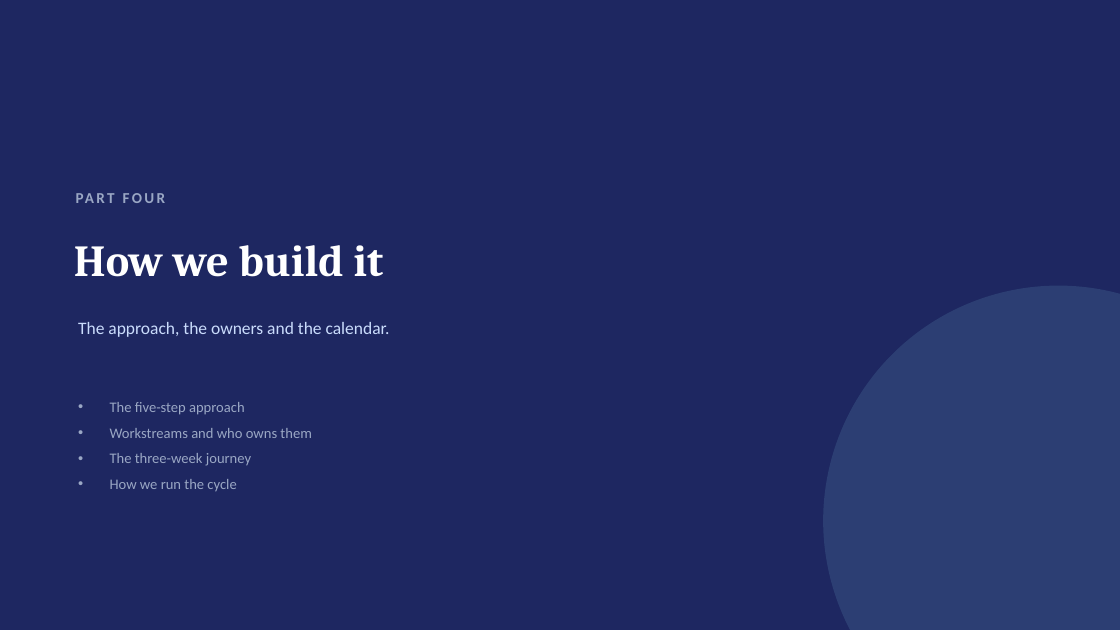
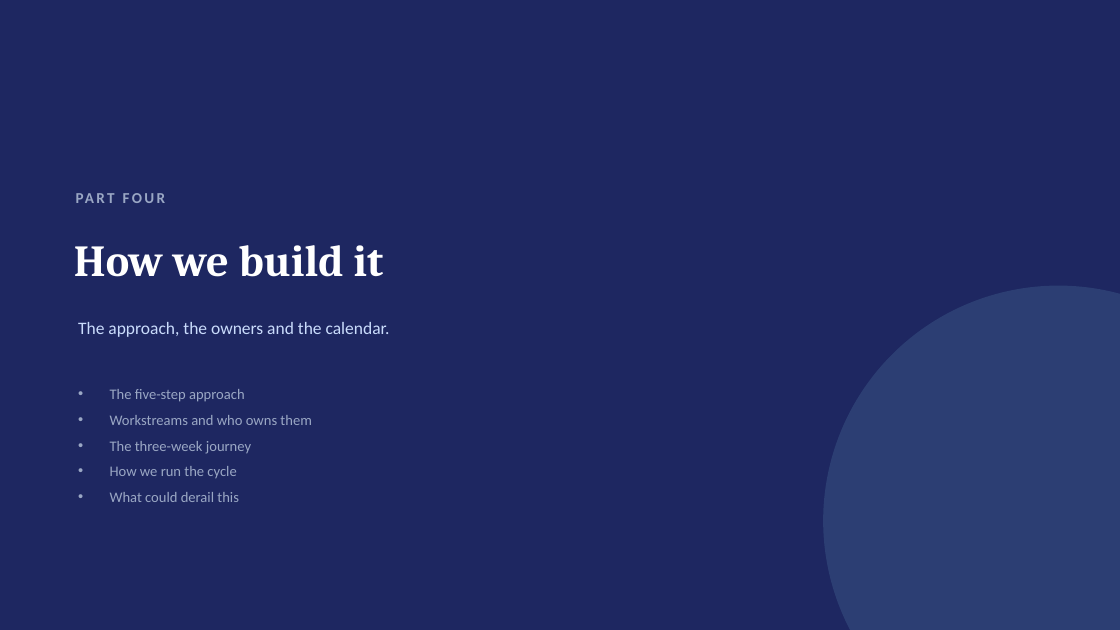
Before and after one commit to dhajjar-cyber/bae, a slide deck: slide 21 of FSI strategy/EAI&D-FSI-Strategy-Development-Plan.pptx (slide 20 before the commit). Drawn at 1120x630 pixels with LibreOffice and Linux fonts; fonts in the diff are those of the drawing. Boxes give left, top, right and bottom in pixels: in the first picture for what was removed or moved away, otherwise in the second. Text is boxed around its words. In the diff, an @@ line names an element or a change of style, - is before the commit and + after.

```diff
--- a/FSI strategy/EAI&D-FSI-Strategy-Development-Plan.pptx
+++ b/FSI strategy/EAI&D-FSI-Strategy-Development-Plan.pptx
@@ text at [110, 492, 239, 502]: paragraph added @@
+• What could derail this
```
Also in this commit, not shown: 4 other slides changed, 2 slides added, 1 other file.
